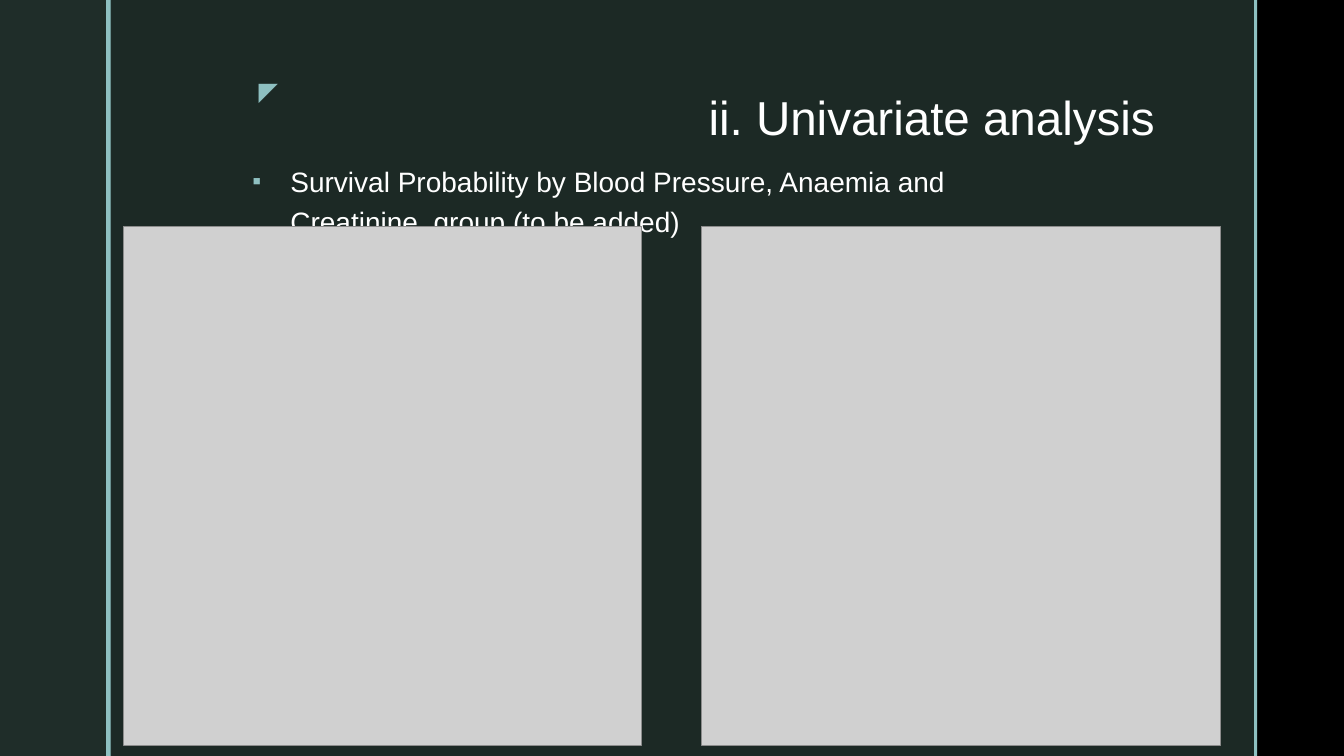
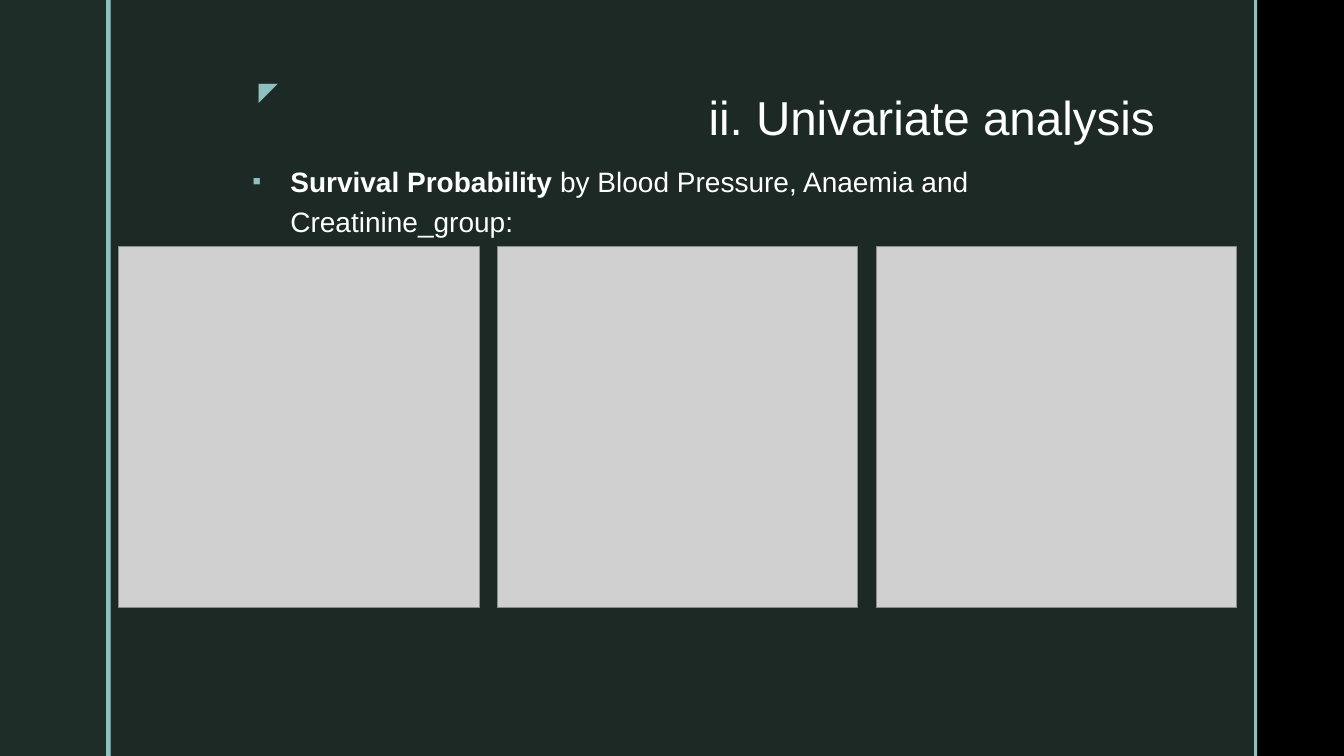
Before and after one commit to SebastianVeuskens/DSA-Project, a slide deck: slide 5 of presentation.pptx. Drawn at 1344x756 pixels with LibreOffice and Linux fonts; fonts in the diff are those of the drawing; grey boxes stand for pictures; background and template pictures are left out. Boxes give left, top, right and bottom in pixels: in the first picture for what was removed or moved away, otherwise in the second. Text is boxed around its words. In the diff, an @@ line names an element or a change of style, - is before the commit and + after.

```diff
--- a/presentation.pptx
+++ b/presentation.pptx
@@ text at [290,171,968,237]: text changed @@
-▪ Survival Probability by Blood Pressure, Anaemia and Creatinine_group (to be added)
+▪ Survival Probability by Blood Pressure, Anaemia and Creatinine_group:
@@ picture: place and size @@
-picture at [123,227,641,745]
+picture at [118,247,479,608]
@@ picture: place and size @@
-picture at [702,227,1220,745]
+picture at [497,247,858,608]
@@ picture added at [876,247,1237,608] @@
```
Also in this commit, not shown: 6 other slides changed, 4 slides added, 8 other files.
